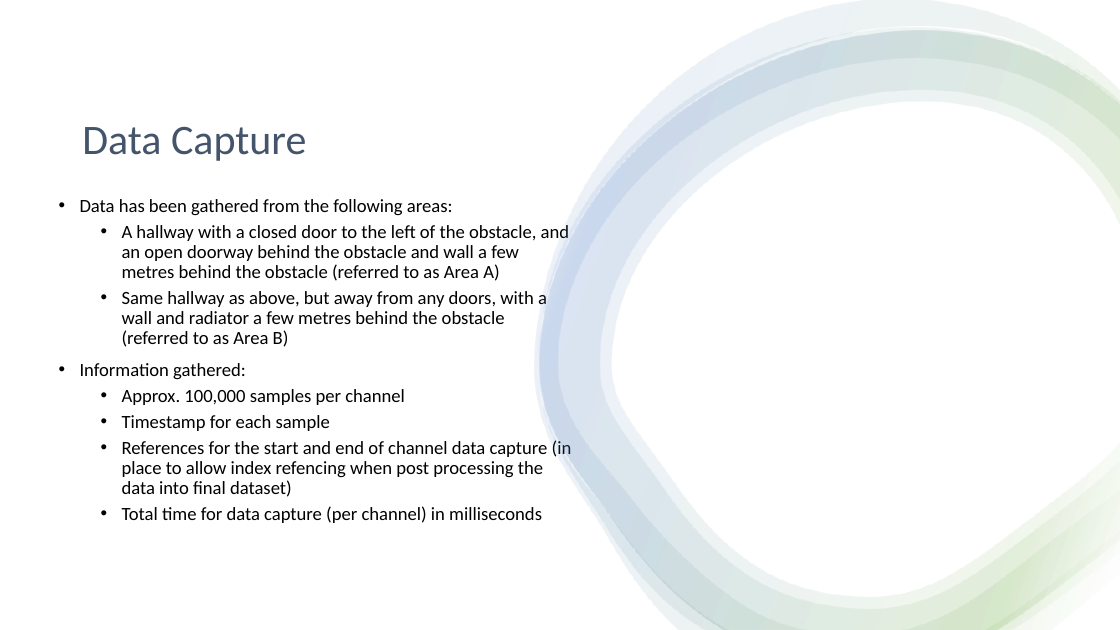
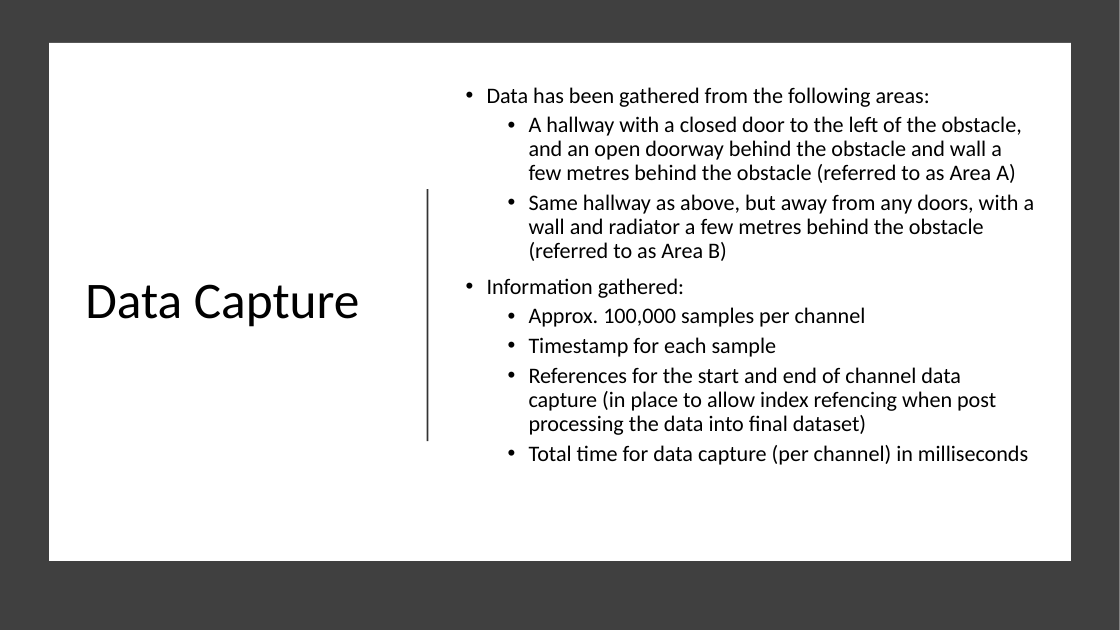
Before and after one commit to ofithcheallaigh/masters_project, a slide deck: slide 3 of Documentation/Presentations/Supervisor Meetings/update_130123.pptx. Drawn at 1120x630 pixels with LibreOffice and Linux fonts; fonts in the diff are those of the drawing. Boxes give left, top, right and bottom in pixels: in the first picture for what was removed or moved away, otherwise in the second. Text is boxed around its words. In the diff, an @@ line names an element or a change of style, - is before the commit and + after.

Commit message:
updating layout of data capture slide

```diff
--- a/Documentation/Presentations/Supervisor Meetings/update_130123.pptx
+++ b/Documentation/Presentations/Supervisor Meetings/update_130123.pptx
@@ rectangle added at (0, 0, 1120, 630), fill #404040 @@
@@ rectangle: place and size @@
-rectangle at (0, 0, 1120, 630)
+rectangle at (49, 43, 1071, 561)
@@ group removed at (534, 0, 1120, 630): 4 freeform shapes @@
@@ title "Data Capture": place and size @@
-title "Data Capture" at (82, 126, 306, 161)
+title "Data Capture" at (85, 284, 360, 327)
@@ title "Data Capture" at (85, 284, 360, 327): size 36 to 44 pt, text colour #44546A to #000000; alignment left to right @@
@@ text "Data has been gathered from ...": place and size @@
-text "Data has been gathered from ..." at (80, 199, 572, 523)
+text "Data has been gathered from ..." at (487, 87, 1035, 465)
@@ text "Data has been gathered from ..." at (487, 87, 1035, 465): size 16 to 19 pt; vertical alignment top to middle @@
@@ line added from (428, 189) to (428, 441), #000000 1.5 pt @@
```
